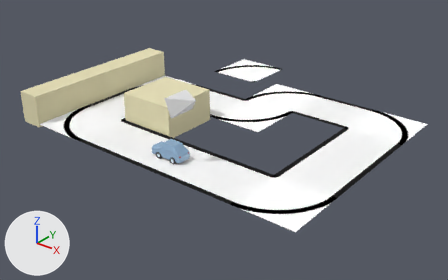
Two versions of the Blender file blender/plugin.blend, one commit apart.
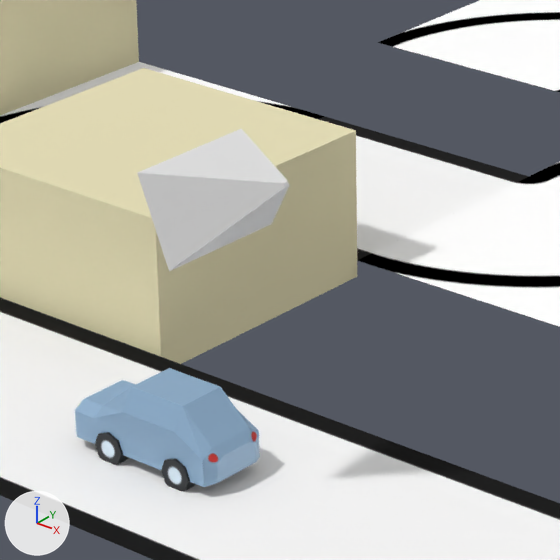
Old and new are each drawn whole from a 50 mm lens placed at (3.56, -3.64, 2.22), pointed at (0.48, 0.2, -0.16) and again close up on the part from 30% to 56% of the width and 22% to 64% of the height. The lights are fixed; the arrows at lower left show +X, +Y and +Z.
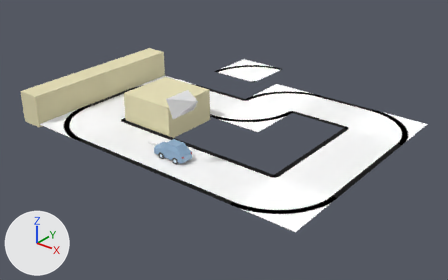
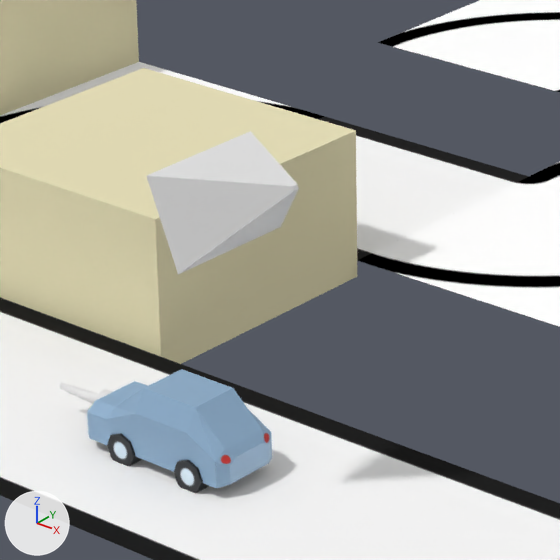
The change in detail:
me_cube_001 has 74 vertices, 60 faces and spans x -0.079..0.06, y -0.148..0.154, z -0.006..0.134.
me_cube_001 is used by ob_car; location (0.569, -0.549, 0.0); rotation (0.0, 0.0, 1.571), in degrees (0, 0, 90).
me_cube_001 part 1: the whole mesh is moved by (0.009, 0.0, 0.0).
Mesh me_cube is new.
It has 160 vertices, 130 faces and spans x -0.0209..0.0209, y -0.0458..0.0905, z -0.0209..0.0209.
Object 'car' (ob_car) moves from (0.569, -0.549, 0.0) to (0.587, -0.549, 0.0).
Object 'Cube' (ob_cube) is new; it shows me_cube.
Its parent is ob_car.
Its location is (0.0, 0.173, 0.051).

Pixel boxes [x1, y1, x2, y2] of what changed, in the close-ups (560 x 560 px):
'car', moved
    before: [75, 368, 260, 491]
    after: [87, 369, 272, 493]
'cam1', moved
    before: [137, 129, 289, 271]
    after: [146, 131, 299, 274]
'Cube', added
    after: [60, 383, 113, 404]
